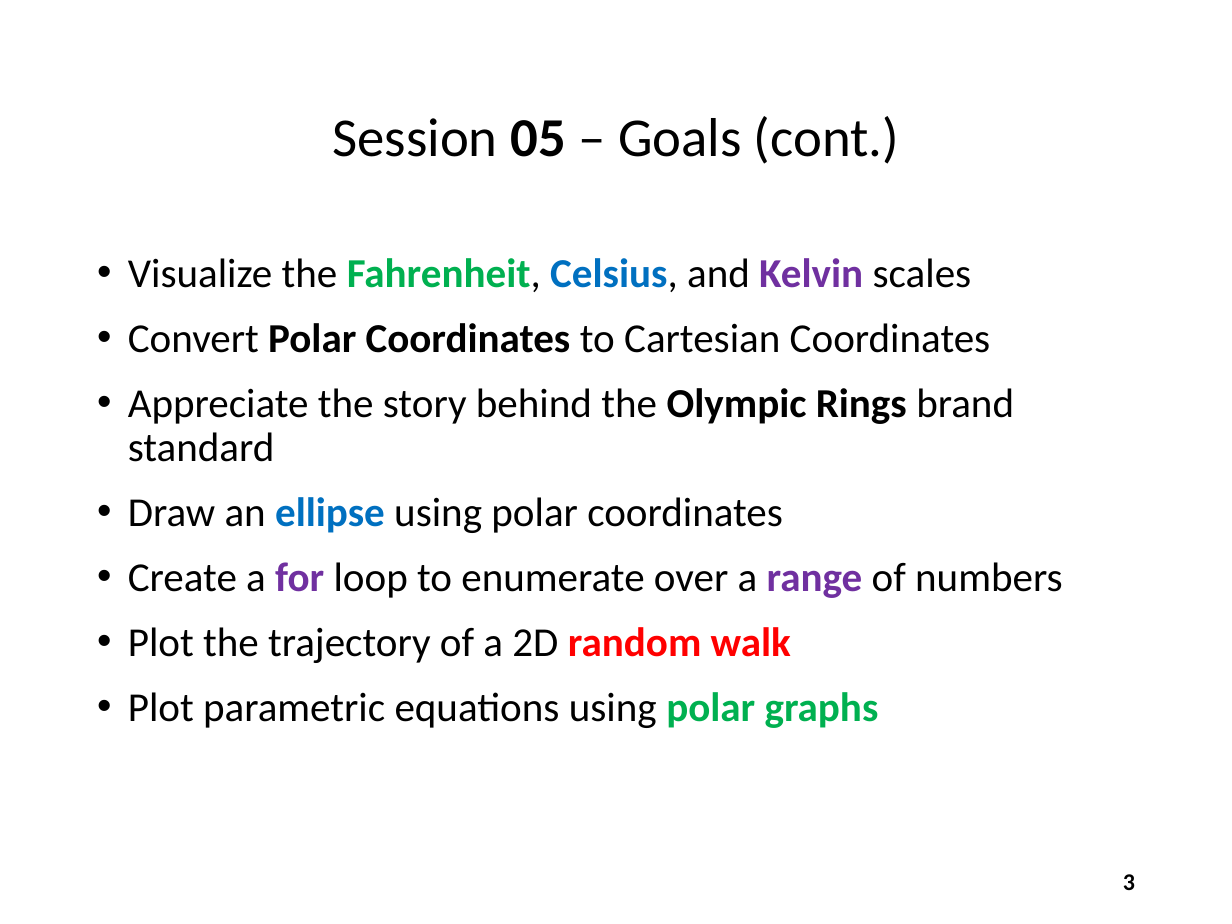
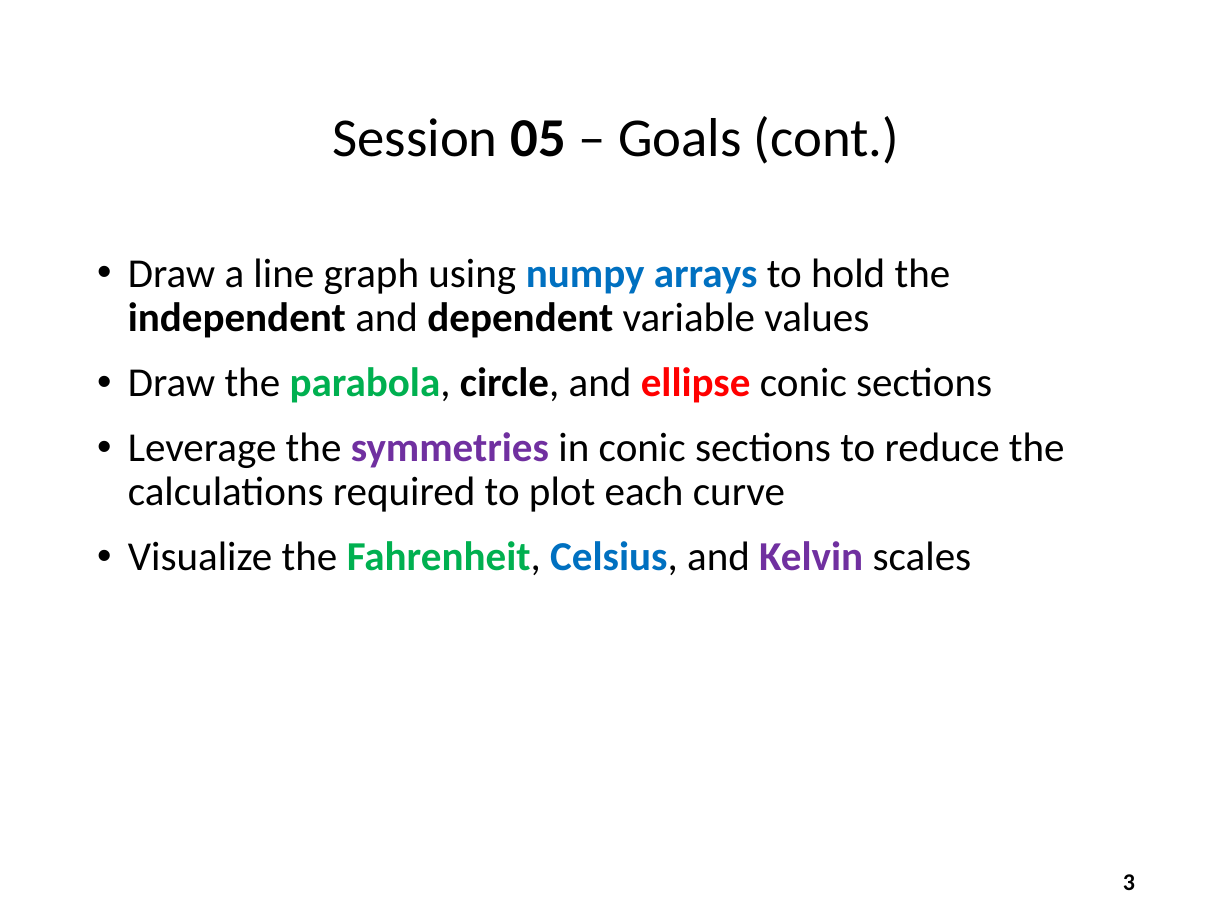
Before and after one commit to dbiersach/scicomp101, a slide deck: slide 3 of Session 05 - Cartesian Graphs and Conic Sections/Session 05 - Cartesian Graphs and Conic Sections.pptx. Drawn at 1232x924 pixels with LibreOffice and Linux fonts; fonts in the diff are those of the drawing. Boxes give left, top, right and bottom in pixels: in the first picture for what was removed or moved away, otherwise in the second. Text is boxed around its words. In the diff, an @@ line names an element or a change of style, - is before the commit and + after.

Commit message:
Moved trig topics to Session 07

```diff
--- a/Session 05 - Cartesian Graphs and Conic Sections/Session 05 - Cartesian Graphs and Conic Sections.pptx
+++ b/Session 05 - Cartesian Graphs and Conic Sections/Session 05 - Cartesian Graphs and Conic Sections.pptx
@@ text at [128,258,1065,512]: paragraphs added @@
+• Draw a line graph using numpy arrays to hold the independent and dependent variable values
+• Draw the parabola, circle, and ellipse conic sections
+• Leverage the symmetries in conic sections to reduce the calculations required to plot each curve
@@ text at [128,323,1063,728]: paragraphs removed @@
-• Convert Polar Coordinates to Cartesian Coordinates
-• Appreciate the story behind the Olympic Rings brand standard
-• Draw an ellipse using polar coordinates
-• Create a for loop to enumerate over a range of numbers
-• Plot the trajectory of a 2D random walk
-• Plot parametric equations using polar graphs
```
Also in this commit, not shown: 10 other slides changed, 2 slides added, 29 slides removed.
